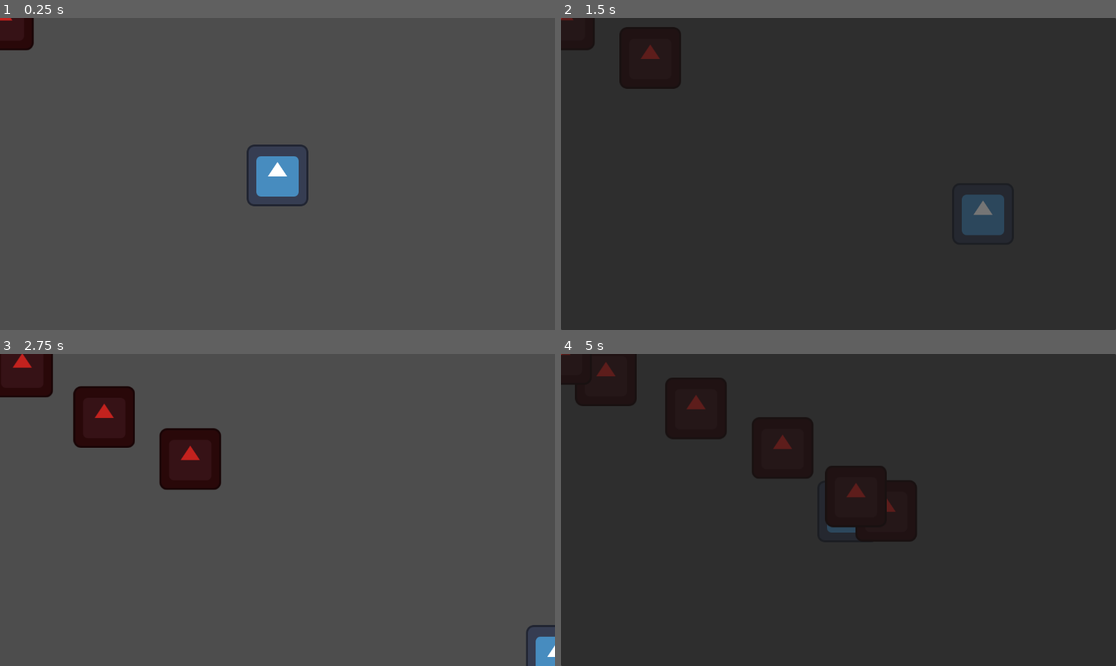
Above: before the commit, frames 1-4 (two rows, left to right).
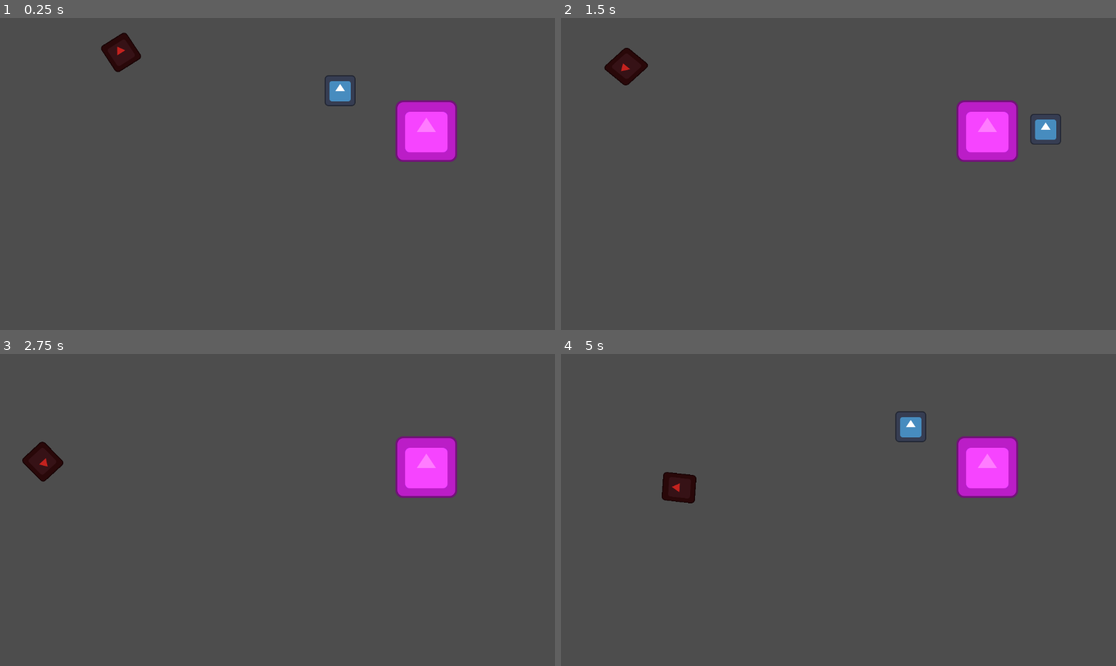
Above: after the commit, the same moments.

Repository: specialOne16/Godot-Wild-Jam-87
Game: Godot game, scene res://world/world.tscn
Two runs of this game, one before a commit and one after it. Both use one fixed random seed, a clock stepped at 60 frames per second and the inputs below. The engine's default icon, where the game draws it, is replaced by a stand-in: a white triangle on a blue panel in a dark square.
Inputs:
- Up to frame 1 (0.25 s): no input
- Up to frame 2 (1.5 s): tap Enter at 0.5 s; hold Right (right) 0.53-1.28 s; hold Down (down) from 1.28 s (still down)
- Up to frame 3 (2.75 s): release Down (down) at 2.03 s; hold Right (right) from 2.03 s (still down)
- Up to frame 4 (5 s): release Right (right) at 2.78 s; hold Up (up) 2.78-3.53 s; hold Left (left) from 3.53 s (still down)

The runs differ from the first frame. In frame 1, 4.9% of the frame differs, in the area x 0-83%, y 0-61%; in frame 2, 100%; in frame 3, 8.8%; in frame 4, 100%, in the area x 0-100%, y 0-100%.

Commit message:
Enemy Movement in a line and safe house working.

Diff:
--- a/entities/enemies/base/base_enemy.gd
+++ b/entities/enemies/base/base_enemy.gd
@@ -1,9 +1,10 @@
 extends Node2D
 class_name BaseEnemy
 
-var move_speed: float = 200
+var move_speed: float = 0
 var player: Player
-
-func _process(delta: float) -> void:
-	if player:
-		position += position.direction_to(player.position) * move_speed * delta
+#
+func _process(_delta: float) -> void:
+	rotation = get_parent().rotation
+	#if player:
+		#position += position.direction_to(player.global_position) * move_speed * delta
--- a/entities/enemies/base/base_enemy.tscn
+++ b/entities/enemies/base/base_enemy.tscn
@@ -14,7 +14,9 @@
 
 [node name="Icon" type="Sprite2D" parent="."]
 modulate = Color(0.7647059, 0.13333334, 0.11764706, 1)
+scale = Vector2(0.5, 0.5)
 texture = ExtResource("2_6pcee")
 
 [node name="CollisionShape2D" type="CollisionShape2D" parent="."]
+scale = Vector2(0.5, 0.5)
 shape = SubResource("RectangleShape2D_stjds")
--- a/entities/player/player.tscn
+++ b/entities/player/player.tscn
@@ -11,7 +11,9 @@
 script = ExtResource("1_abrql")
 
 [node name="Icon" type="Sprite2D" parent="."]
+scale = Vector2(0.5, 0.5)
 texture = ExtResource("2_sglur")
 
 [node name="CollisionShape2D" type="CollisionShape2D" parent="."]
+scale = Vector2(0.5, 0.5)
 shape = SubResource("RectangleShape2D_bls4j")
--- /dev/null
+++ b/globals/event_bus.gd
@@ -0,0 +1,5 @@
+extends Node
+class_name  eventBus
+
+var enemy_spawner : bool= false;
+var inside_safe_house: bool = false;
--- a/project.godot
+++ b/project.godot
@@ -14,6 +14,10 @@
 run/main_scene="uid://d37miegg8k42b"
 config/features=PackedStringArray("4.5", "GL Compatibility")
 config/icon="res://icon.svg"
+
+[autoload]
+
+event_bus="*res://globals/event_bus.gd"
 
 [input]
 
--- /dev/null
+++ b/shaders/j4q7q.gdshader
@@ -0,0 +1,14 @@
+shader_type canvas_item;
+
+void vertex() {
+	// Called for every vertex the material is visible on.
+}
+
+void fragment() {
+	// Called for every pixel the material is visible on.
+}
+
+//void light() {
+//	// Called for every pixel for every light affecting the CanvasItem.
+//	// Uncomment to replace the default light processing function with this one.
+//}
--- a/world/day_night_cycle/day_night_cycle.gd
+++ b/world/day_night_cycle/day_night_cycle.gd
@@ -2,13 +2,33 @@
 class_name DayNightCycle
 
 @onready var dark_overlay: Panel = $DarkOverlay
-@onready var cycle_timer: Timer = $CycleTimer
+@onready var morning_timer: Timer = %MorningTimer
+@onready var dusk_overlay: Panel = %DuskOverlay
+@onready var dusk_timer: Timer = %DuskTimer
+@onready var night_timer: Timer = %NightTimer
 
 func _ready() -> void:
 	dark_overlay.visible = false
+	dark_overlay.visible = false
+	toggle_morning_overlay()
+	#cycle_timer.start()
+	#cycle_timer.timeout.connect(toggle_morning_overlay)
 
-	cycle_timer.start()
-	cycle_timer.timeout.connect(toggle_dark_overlay)
+
+func toggle_morning_overlay():
+	event_bus.enemy_spawner = false
+	dusk_overlay.visible = false
+	dark_overlay.visible = false
+	morning_timer.start()
+	morning_timer.timeout.connect(toggle_dusk_overlay)
+
+func toggle_dusk_overlay():
+	dusk_overlay.visible = not dusk_overlay.visible
+	dusk_timer.start()
+	dusk_timer.timeout.connect(toggle_dark_overlay)
 
 func toggle_dark_overlay():
 	dark_overlay.visible = not dark_overlay.visible
+	event_bus.enemy_spawner = true
+	night_timer.start()
+	night_timer.timeout.connect(toggle_morning_overlay)
--- a/world/day_night_cycle/day_night_cycle.tscn
+++ b/world/day_night_cycle/day_night_cycle.tscn
@@ -12,6 +12,16 @@
 script = ExtResource("1_1bakr")
 
 [node name="DarkOverlay" type="Panel" parent="."]
+modulate = Color(0, 0, 0, 1)
+layout_mode = 1
+anchors_preset = -1
+anchor_right = 1.0
+anchor_bottom = 1.0
+grow_horizontal = 2
+grow_vertical = 2
+
+[node name="DuskOverlay" type="Panel" parent="."]
+unique_name_in_owner = true
 layout_mode = 1
 anchors_preset = 15
 anchor_right = 1.0
@@ -19,4 +29,17 @@
 grow_horizontal = 2
 grow_vertical = 2
 
-[node name="CycleTimer" type="Timer" parent="."]
+[node name="MorningTimer" type="Timer" parent="."]
+unique_name_in_owner = true
+wait_time = 5.0
+one_shot = true
+
+[node name="DuskTimer" type="Timer" parent="."]
+unique_name_in_owner = true
+wait_time = 3.0
+one_shot = true
+
+[node name="NightTimer" type="Timer" parent="."]
+unique_name_in_owner = true
+wait_time = 8.0
+one_shot = true
--- a/world/enemy_spawner/enemy_spawner.gd
+++ b/world/enemy_spawner/enemy_spawner.gd
@@ -5,12 +5,25 @@
 
 @export var player: Player
 @onready var spawn_timer: Timer = $SpawnTimer
+@onready var path_1: Path2D = %Path1
+@onready var path_follow_1: PathFollow2D = %PathFollow1
+
 
 func _ready() -> void:
 	spawn_timer.start()
 	spawn_timer.timeout.connect(spawn_enemy)
 
 func spawn_enemy():
-	var enemy: BaseEnemy = BASE_ENEMY.instantiate()
-	enemy.player = player
-	add_child(enemy)
+	if event_bus.enemy_spawner == true:
+		var enemy: BaseEnemy = BASE_ENEMY.instantiate()
+		enemy.player = player
+		add_child(enemy)
+		# Create a follower for the path
+		var follower := PathFollow2D.new()
+		follower.rotates = true  # optional
+
+		# Put the enemy inside the follower
+		follower.add_child(enemy)
+
+		# Add the follower to the Path2D
+		path_follow_1.add_child(follower)
--- /dev/null
+++ b/world/path_follow_2d.gd
@@ -0,0 +1,7 @@
+extends PathFollow2D
+
+
+@export var speed: float = 100.0
+
+func _process(delta):
+	progress += speed * delta
--- /dev/null
+++ b/world/safe_house.gd
@@ -0,0 +1,11 @@
+extends Area2D
+class_name SafeHouse
+@onready var safe_area: CollisionShape2D = %safeArea
+
+
+func _on_safe_area_child_entered_tree(_node: Node) -> void:
+	event_bus.inside_safe_house = true
+
+
+func _on_safe_area_child_exiting_tree(_node: Node) -> void:
+	event_bus.inside_safe_house = false
--- /dev/null
+++ b/world/safe_house.tscn
@@ -0,0 +1,23 @@
+[gd_scene load_steps=4 format=3 uid="uid://gayf4urdymll"]
+
+[ext_resource type="Script" uid="uid://3ppxjxpgt67l" path="res://world/safe_house.gd" id="1_3hfbp"]
+[ext_resource type="Texture2D" uid="uid://dwcew2co30q1l" path="res://icon.svg" id="2_10ksu"]
+
+[sub_resource type="RectangleShape2D" id="RectangleShape2D_wsgcp"]
+size = Vector2(65, 64)
+
+[node name="safe_house" type="Area2D"]
+script = ExtResource("1_3hfbp")
+
+[node name="Icon" type="Sprite2D" parent="."]
+modulate = Color(3.4602234, 0.48468992, 2.421782, 1)
+scale = Vector2(0.5, 0.5)
+texture = ExtResource("2_10ksu")
+
+[node name="safeArea" type="CollisionShape2D" parent="."]
+unique_name_in_owner = true
+position = Vector2(-0.5, 0)
+shape = SubResource("RectangleShape2D_wsgcp")
+
+[connection signal="child_entered_tree" from="safeArea" to="." method="_on_safe_area_child_entered_tree"]
+[connection signal="child_exiting_tree" from="safeArea" to="." method="_on_safe_area_child_exiting_tree"]
--- a/world/world.gd
+++ b/world/world.gd
@@ -1,8 +1,9 @@
 extends Node2D
 class_name World
 
-@onready var player: Player = $Player
-@onready var base_enemy: BaseEnemy = $BaseEnemy
+@onready var player: Player = %Player
+@onready var base_enemy: BaseEnemy = %BaseEnemy
+
 
 func _ready() -> void:
 	base_enemy.player = player
--- a/world/world.tscn
+++ b/world/world.tscn
@@ -1,22 +1,57 @@
-[gd_scene load_steps=6 format=3 uid="uid://d37miegg8k42b"]
+[gd_scene load_steps=9 format=3 uid="uid://d37miegg8k42b"]
 
 [ext_resource type="PackedScene" uid="uid://dnrx1cp8p8huy" path="res://entities/player/player.tscn" id="1_6xmxd"]
 [ext_resource type="Script" uid="uid://biyyc22lw3smp" path="res://world/world.gd" id="1_h5o24"]
 [ext_resource type="PackedScene" uid="uid://b77jx6vgrjkhp" path="res://world/day_night_cycle/day_night_cycle.tscn" id="2_tcf2h"]
 [ext_resource type="PackedScene" uid="uid://devxha63j6w0k" path="res://entities/enemies/base/base_enemy.tscn" id="3_mmdvd"]
 [ext_resource type="PackedScene" uid="uid://mh1quh77s5gw" path="res://world/enemy_spawner/enemy_spawner.tscn" id="4_mmdvd"]
+[ext_resource type="PackedScene" uid="uid://gayf4urdymll" path="res://world/safe_house.tscn" id="6_fn3g3"]
+[ext_resource type="Script" uid="uid://dcgqs18j6orx4" path="res://world/path_follow_2d.gd" id="6_sc4t8"]
+
+[sub_resource type="Curve2D" id="Curve2D_fn3g3"]
+_data = {
+"points": PackedVector2Array(0, 0, 0, 0, 120, 60, 0, -99.825005, 0, 99.825005, -5, 179, -109.753, 126.641, 109.753, -126.641, 151, 244, 89, -118, -89, 118, 293, 244, -230.26302, 2.6620002, 230.26302, -2.6620002, 217, 561, -139.599, -22.748016, 139.599, 22.748016, 479, 244, -9, -74, 9, 74, 519, 482, -102.48701, -7.9860005, 102.48701, 7.9860005, 568, 614, -8, 101, 8, -101, 761, 484, 0, 0, 0, 0, 843, 142)
+}
+point_count = 10
 
 [node name="World" type="Node2D"]
 script = ExtResource("1_h5o24")
 
 [node name="Player" parent="." instance=ExtResource("1_6xmxd")]
-position = Vector2(576, 327)
+unique_name_in_owner = true
+position = Vector2(706, 151)
 
-[node name="BaseEnemy" parent="." instance=ExtResource("3_mmdvd")]
+[node name="CanvasLayer" type="CanvasLayer" parent="."]
+visible = false
+
+[node name="DayNightCycle" parent="CanvasLayer" instance=ExtResource("2_tcf2h")]
+metadata/_edit_lock_ = true
+
+[node name="safe_house" parent="." instance=ExtResource("6_fn3g3")]
+position = Vector2(885, 235)
+scale = Vector2(2, 2)
 
 [node name="EnemySpawner" parent="." node_paths=PackedStringArray("player") instance=ExtResource("4_mmdvd")]
+position = Vector2(253.82605, 126.5894)
+rotation = 1.8199377
+scale = Vector2(1.0434002, 1.1319476)
+skew = -0.040066004
 player = NodePath("../Player")
 
-[node name="CanvasLayer" type="CanvasLayer" parent="."]
+[node name="Path1" type="Path2D" parent="."]
+unique_name_in_owner = true
+position = Vector2(99.68396, 14.712834)
+scale = Vector2(1.1367925, 1.0381194)
+curve = SubResource("Curve2D_fn3g3")
 
-[node name="DayNightCycle" parent="CanvasLayer" instance=ExtResource("2_tcf2h")]
+[node name="PathFollow1" type="PathFollow2D" parent="Path1"]
+unique_name_in_owner = true
+position = Vector2(120, 60)
+rotation = 2.9893792
+script = ExtResource("6_sc4t8")
+
+[node name="BaseEnemy" parent="Path1/PathFollow1" instance=ExtResource("3_mmdvd")]
+unique_name_in_owner = true
+position = Vector2(-17.26966, 2.7854347)
+rotation = -1.19029
+scale = Vector2(1.0000002, 1.0000002)
Not shown, added: globals/event_bus.gd.uid
Not shown, added: shaders/j4q7q.gdshader.uid
Not shown, added: world/path_follow_2d.gd.uid
Not shown, added: world/safe_house.gd.uid
